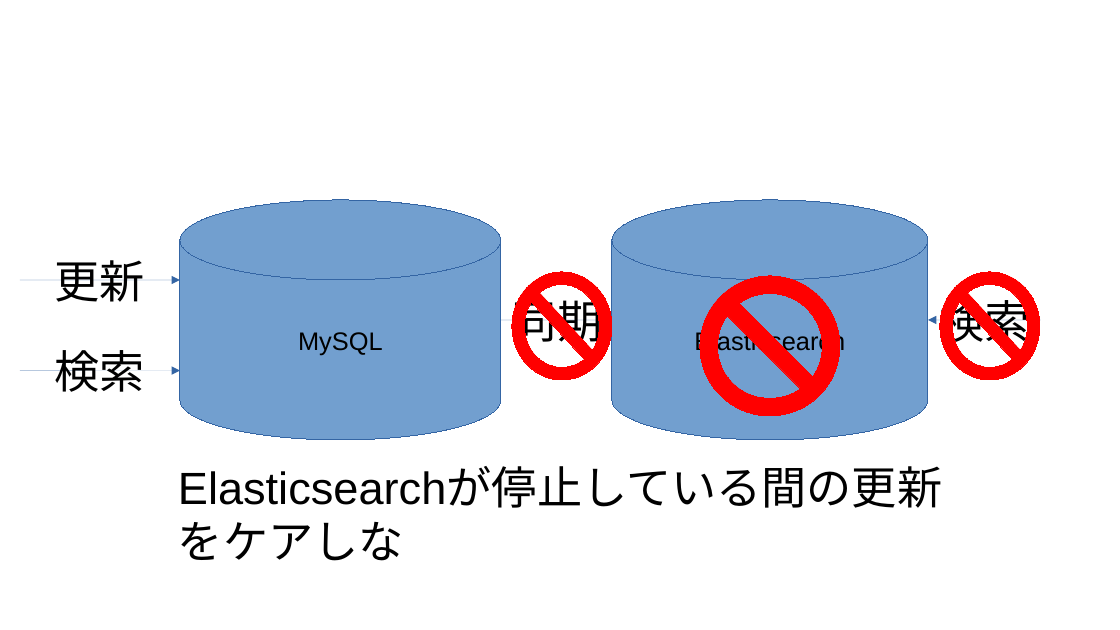
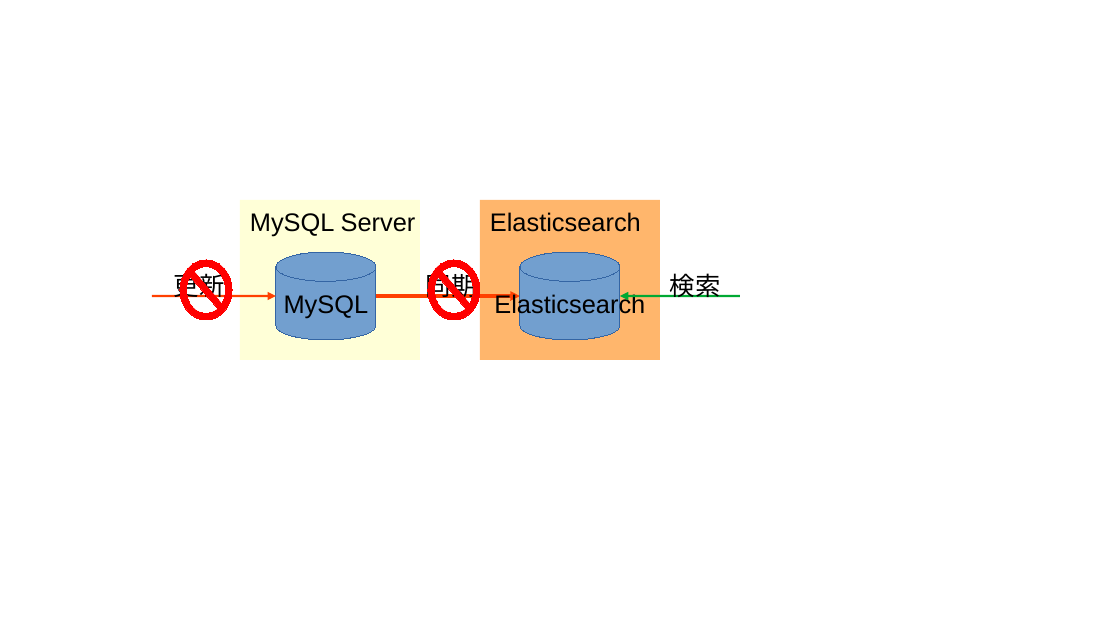
Before and after one commit to komainu8/rabbit-slide-komainu8-yapc-kyoto-2023, a slide deck: slide 2 of images/無題 1.odp. Drawn at 1120x630 pixels with LibreOffice and Linux fonts; fonts in the diff are those of the drawing. Boxes give left, top, right and bottom in pixels: in the first picture for what was removed or moved away, otherwise in the second. Text is boxed around its words. In the diff, an @@ line names an element or a change of style, - is before the commit and + after.

```diff
--- a/images/無題 1.odp
+++ b/images/無題 1.odp
@@ rectangle added at [240,200,420,360], fill #FFFFD7 @@
@@ rectangle added at [480,200,660,360], fill #FFB66C @@
@@ text added at [250,213,416,237], 18 pt, text #000000 @@
+MySQL Server
@@ text added at [490,212,641,232], 18 pt, text #000000 @@
+Elasticsearch
@@ text "更新": place and size @@
-text "更新" at [20,281,180,281]
+text "更新" at [174,269,225,302]
@@ no-entry sign added at [180,260,232,320], fill #FF0000, outline #FF0000 0 pt @@
@@ cylinder "MySQL": place and size @@
-cylinder "MySQL" at [180,200,501,440]
+cylinder "MySQL" at [276,252,376,340]
@@ text "同期": place and size @@
-text "同期" at [501,320,614,320]
+text "同期" at [426,269,477,302]
@@ no-entry sign: place and size @@
-no-entry sign at [512,272,612,380]
+no-entry sign at [428,260,480,320]
@@ cylinder "Elasticsearch": place and size @@
-cylinder "Elasticsearch" at [612,200,928,440]
+cylinder "Elasticsearch" at [520,252,620,340]
@@ size 32 to 18 pt; alignment centre to left; vertical alignment middle to top; outline #3465A4 0 pt to none in 3 elements at [426,269,477,302], [174,269,225,302], [670,273,721,298] @@
@@ text "検索": place and size @@
-text "検索" at [928,320,1041,320]
+text "検索" at [670,273,721,298]
@@ arrow added from (152, 296) to (276, 296), #FF4000 1.5 pt @@
@@ elbow arrow added from (376, 296) to (520, 296), #FF4000 2.3 pt @@
@@ arrow added from (740, 296) to (620, 296), #00A933 1.5 pt @@
@@ no-entry sign removed at [700,276,841,417] @@
@@ no-entry sign removed at [940,272,1040,380] @@
@@ line removed at [20,371,180,371] @@
-検索
@@ text removed at [168,454,968,596] @@
-Elasticsearchが停止している間の更新をケアしな
```
Also in this commit, not shown: 1 other slide changed, 3 slides added, 1 slide removed.
